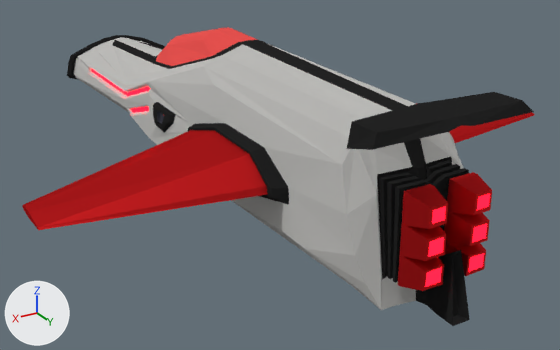
A saved change to the Blender file Blender/Scene/Space.blend.
Both versions are drawn from a 50 mm lens placed at (6.91, 13.0, 6.17), pointed at (-0.63, 0.43, -0.11). The lights are fixed; the arrows at lower left show +X, +Y and +Z.

The first picture shows 'FuelTrap', 'Grid', 'Motor', 'Wing_L', 'Wing_R', 'mainAirplane'.
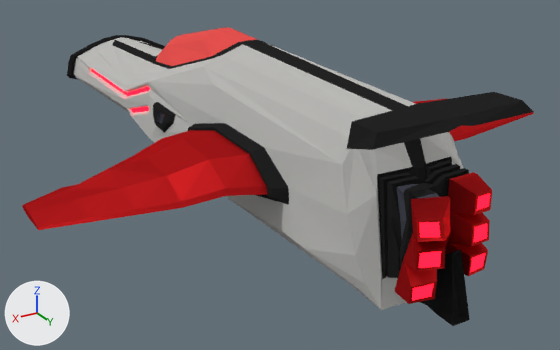
Commit message: Broken Piece of SpaceShip

Boxes (x1, y1, x2, y2) around the edits, measured in the pictures (560 x 350 px):
'Motor_Broken', added: after (379, 160, 492, 304)
    faces in mat_peinture: (395, 172, 492, 304)
    faces in mat_caoutchoux (black #242424): (379, 160, 469, 278)
    faces in mat_neon (red #ff0a1a): (412, 194, 490, 301)
    faces in mat_metal (dark grey #454752): (397, 184, 439, 238)
'Motor', deleted: before (379, 160, 492, 291)
    faces in mat_peinture: (398, 172, 492, 291)
    faces in mat_caoutchoux (black #242424): (379, 160, 469, 283)
    faces in mat_neon (red #ff0a1a): (425, 194, 490, 287)
part 1 of me_icosphere_016, built on: (50, 131, 268, 226) in both

The change in detail:
me_icosphere_016 is used by ob_wing_l; parent ob_mainairplane; location (1.281, 2.24, 1.297).
me_icosphere_016 had 172 vertices, 161 faces and spanned x -0.25..3.57, y -1.63..1.32, z -0.36..0.35.
me_icosphere_016 now has 204 vertices, 193 faces and spans x -0.25..3.57, y -1.63..1.32, z -0.36..0.36.
Part 1, on me_icosphere_016:
8 faces are deleted.
32 vertices are added at x 0.83..2.89, y -1.28..1.2, z -0.24..0.36.
40 new faces join them, mat_peinture.
Mesh me_icosphere_012_1 is new.
It has 560 vertices, 552 faces and spans x -0.66..0.9, y -0.42..1.08, z -0.81..0.77.
Faces by material slot: [98, 80, 212, 30, 52, 80].
It uses material mat_metal (dark grey #454752).
It uses material mat_peinture.
It uses material mat_caoutchoux (black #242424).
It uses material mat_neon (red #ff0a1a).
It uses material mat_redwire (red #aa0d0f).
It uses material mat_greenwire (green #37862e).
Object 'Motor' (ob_motor) is deleted.
Object 'Motor_Broken' (ob_motor_broken) is new; it shows me_icosphere_012_1.
Its parent is ob_mainairplane.
Its location is (0.0681, 5.559, 1.224).
